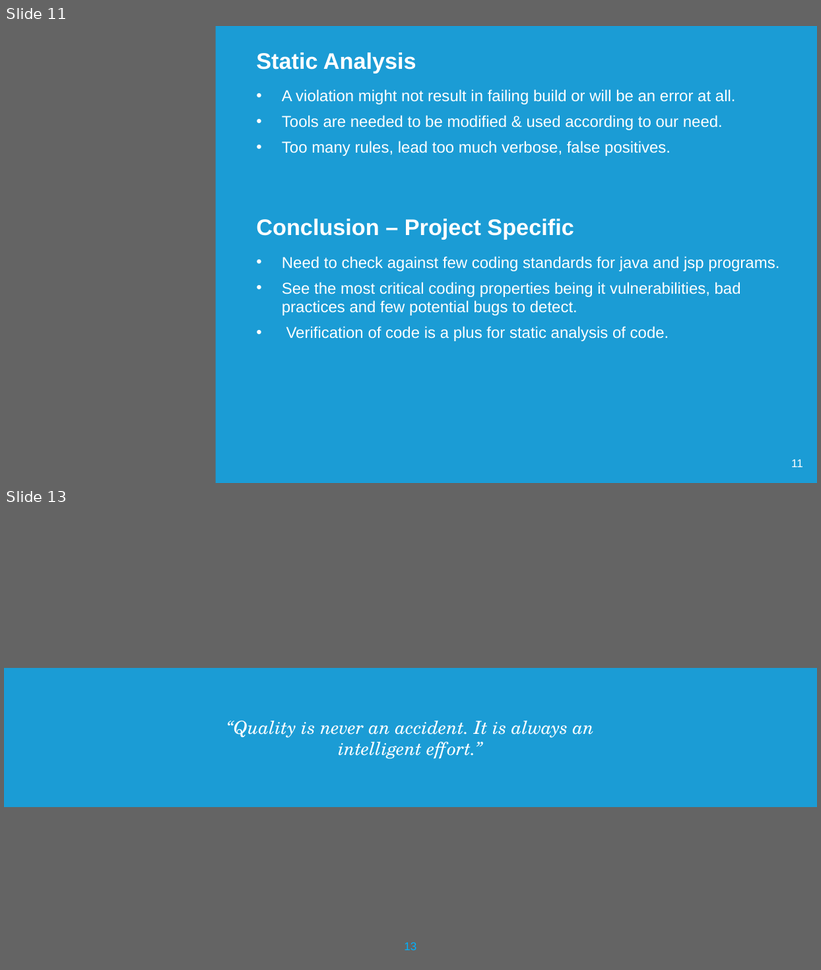
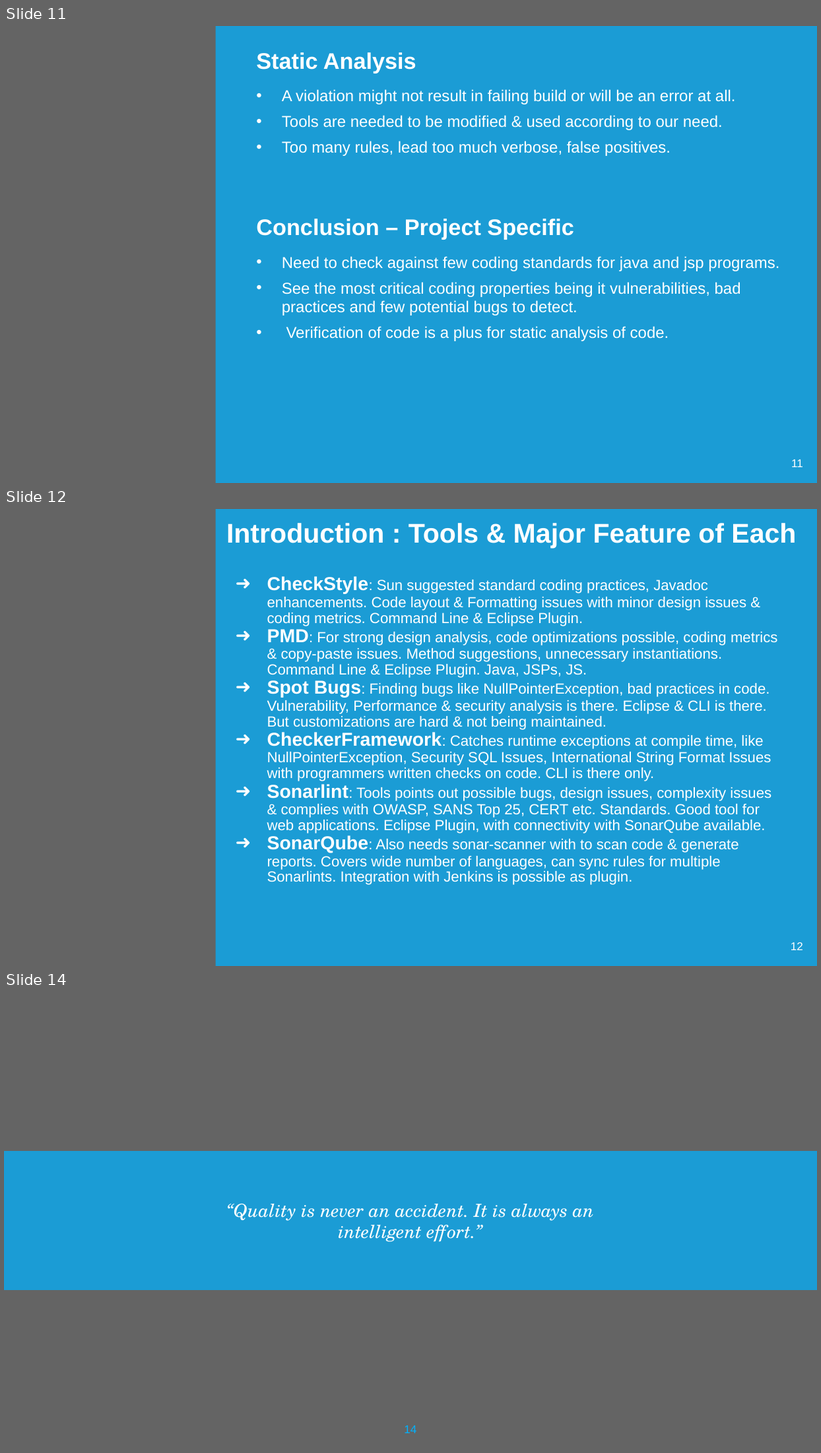
Before and after one commit to ashishrana160796/StaticCodeAnalysisPresentationAndDemo, a slide deck: StaticToolsComparativeAnalysis.pptx. Shown one above the other, each under a label of ours: slides 11 and 13 before the commit, slides 11, 12 and 14 after it; the slides between them are not shown. The pictures are 821x970 and 821x1453 pixels, drawn with LibreOffice and Linux fonts; fonts in the diff are those of the drawing; background and template pictures are left out; a plain dark background stands for a picture behind light text. Boxes give left, top, right and bottom in pixels: in the first picture for what was removed or moved away, otherwise in the second. Text is boxed around its words. In the diff, an @@ line names an element or a change of style, - is before the commit and + after.

```diff
--- a/StaticToolsComparativeAnalysis.pptx
+++ b/StaticToolsComparativeAnalysis.pptx
@@ slide 12 added at (4, 509, 817, 966), background picture (left out); not listed: 2 template elements that a slide beside it also shows @@
@@ title added at (226, 523, 796, 548), 24 pt, text #FFFFFF, bold @@
+Introduction : Tools & Major Feature of Each
@@ text added at (267, 576, 778, 885), 12.9 pt, text #FFFFFF @@
+➜ CheckStyle: Sun suggested standard coding practices, Javadoc enhancements. Code layout & Formatting issues with minor design issues & coding metrics. Command Line & Eclipse Plugin.
+➜ PMD: For strong design analysis, code optimizations possible, coding metrics & copy-paste issues. Method suggestions, unnecessary instantiations. Command Line & Eclipse Plugin. Java, JSPs, JS.
+➜ Spot Bugs: Finding bugs like NullPointerException, bad practices in code. Vulnerability, Performance & security analysis is there. Eclipse & CLI is there. But customizations are hard & not being maintained.
+➜ CheckerFramework: Catches runtime exceptions at compile time, like NullPointerException, Security SQL Issues, International String Format Issues with programmers written checks on code. CLI is there only.
+➜ Sonarlint: Tools points out possible bugs, design issues, complexity issues & complies with OWASP, SANS Top 25, CERT etc. Standards. Good tool for web applications. Eclipse Plugin, with connectivity with SonarQube available.
+➜ SonarQube: Also needs sonar-scanner with to scan code & generate reports. Covers wide number of languages, can sync rules for multiple Sonarlints. Integration with Jenkins is possible as plugin.
@@ page number added at (791, 943, 803, 951), 10 pt, text #FFFFFF @@
+12
@@ what was slide 13 is now slide 14 @@
@@ page number at (404, 1426, 416, 1434): text changed @@
-13
+14
```
Also in this commit, not shown: 3 slides changed, 3 other files.
